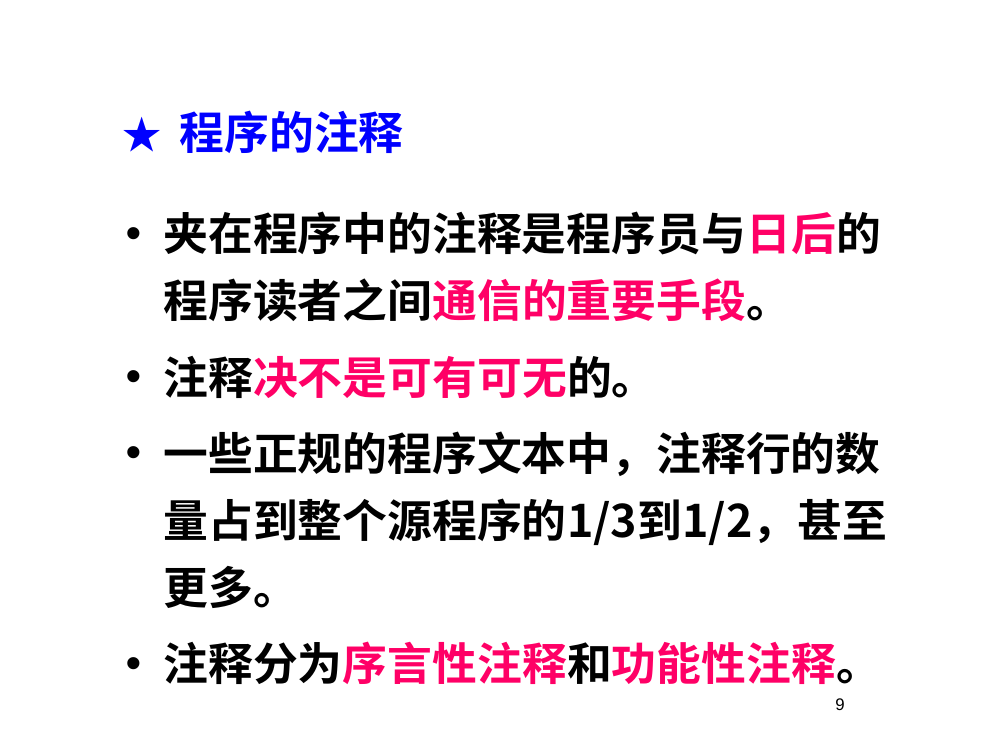
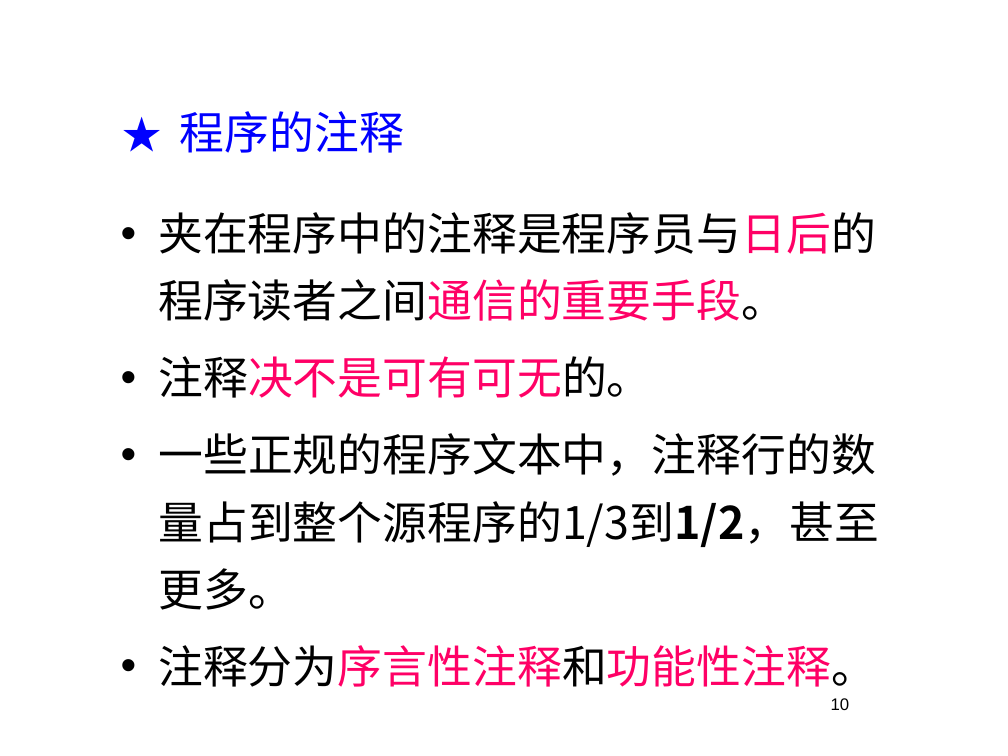
Before and after one commit to 3d-fishing/3D-app, a slide deck: slide 10 of 软件工程基础7.1.pptx (slide 9 before the commit). Drawn at 1008x756 pixels with LibreOffice and Linux fonts; fonts in the diff are those of the drawing; background and template pictures are left out. Boxes give left, top, right and bottom in pixels: in the first picture for what was removed or moved away, otherwise in the second. Text is boxed around its words. In the diff, an @@ line names an element or a change of style, - is before the commit and + after.

```diff
--- a/软件工程基础7.1.pptx
+++ b/软件工程基础7.1.pptx
@@ text "★ 程序的注释" at (180,111,404,153): font Times New Roman to Noto Sans CJK SC, bold off in "程序的注释" @@
@@ text "夹在程序中的注释是程序员与日后的程序读者之间通信的重要手段。" at (158,212,879,687): font Noto Sans CJK JP to Noto Sans CJK SC, bold off @@
@@ page number added at (831,698,850,710), 12 pt, text #000000 @@
+10
@@ page number removed at (835,698,844,710) @@
-9
```
Also in this commit, not shown: 30 other slides changed, 5 slides added, 2 slides removed.
